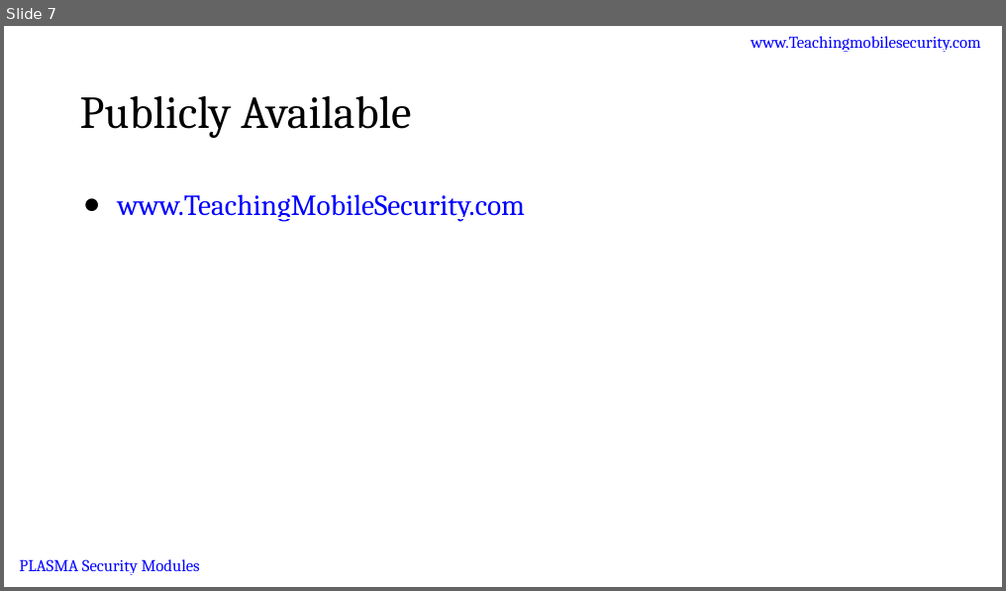
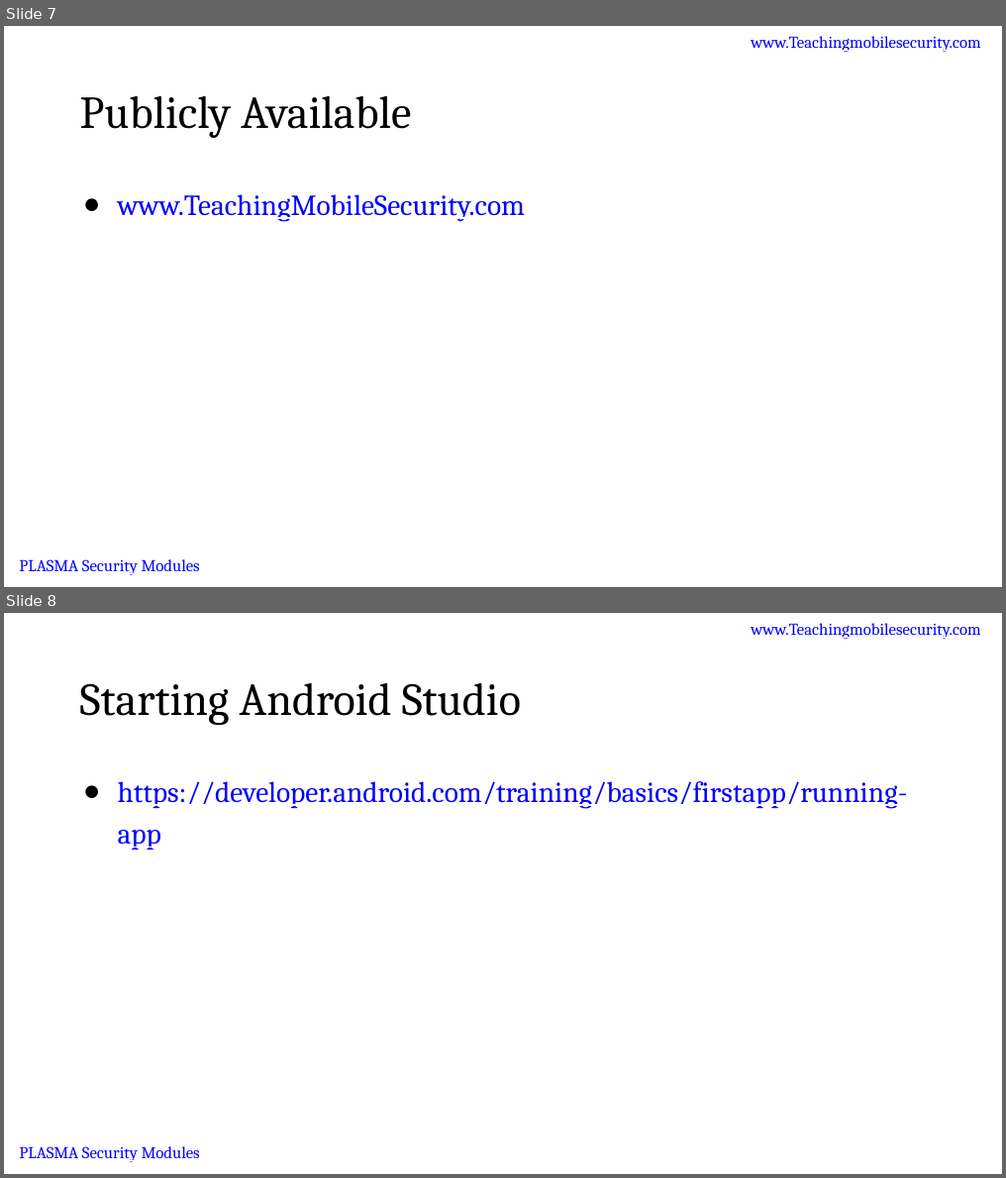
Before and after one commit to dan7800/VulnerableAndroidAppOracle, a slide deck: Vulnerabilities/ActivityIntro/ActivityIntro.pptx. Shown one above the other, each under a label of ours: slide 7 before the commit, slides 7 and 8 after it. The pictures are 1006x591 and 1006x1178 pixels, drawn with LibreOffice and Linux fonts; fonts in the diff are those of the drawing; background and template pictures are left out. Boxes give left, top, right and bottom in pixels: in the first picture for what was removed or moved away, otherwise in the second. Text is boxed around its words. In the diff, an @@ line names an element or a change of style, - is before the commit and + after.

```diff
--- a/Vulnerabilities/ActivityIntro/ActivityIntro.pptx
+++ b/Vulnerabilities/ActivityIntro/ActivityIntro.pptx
@@ slide 8 added at (x1=4, y1=613, x2=1002, y2=1174), background #FFFFFF; not listed: 2 template elements that a slide beside it also shows @@
@@ text added at (x1=80, y1=683, x2=521, y2=725), 44 pt, text #000000 @@
+Starting Android Studio
@@ text added at (x1=118, y1=781, x2=908, y2=851), 28 pt, text #0000FF, underline @@
+● https://developer.android.com/training/basics/firstapp/running-app
```
Also in this commit, not shown: 1 slide changed, 1 other slide added.
